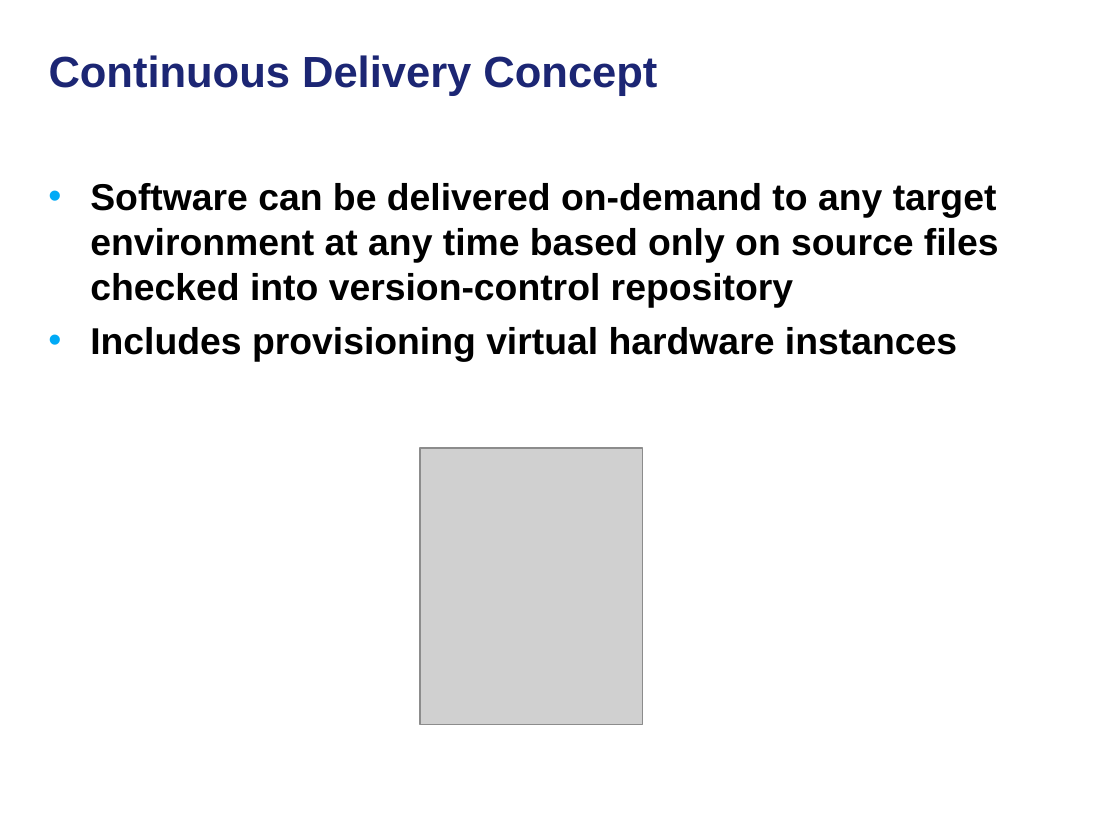
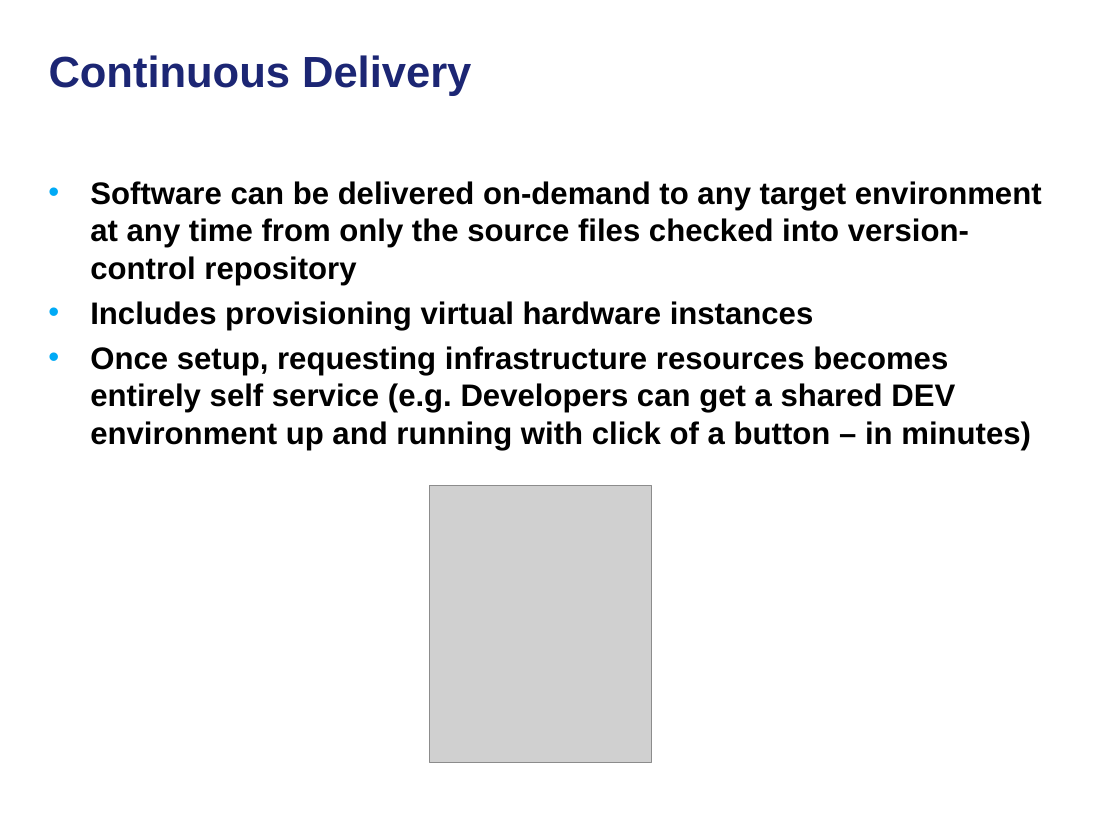
Before and after one commit to NCIP/automation, a slide deck: slide 2 of docs/continuous-delivery-caehr.ppt. Drawn at 1120x840 pixels with LibreOffice and Linux fonts; fonts in the diff are those of the drawing; grey boxes stand for pictures; background and template pictures are left out. Boxes give left, top, right and bottom in pixels: in the first picture for what was removed or moved away, otherwise in the second. Text is boxed around its words. In the diff, an @@ line names an element or a change of style, - is before the commit and + after.

```diff
--- a/docs/continuous-delivery-caehr.ppt
+++ b/docs/continuous-delivery-caehr.ppt
@@ title at <box>49,55,471,96</box>: text changed @@
-Continuous Delivery Concept
+Continuous Delivery
@@ text at <box>90,181,1042,285</box>: text changed; size 24 to 20 pt @@
-• Software can be delivered on-demand to any target environment at any time based only on source files checked into version-control repository
+• Software can be delivered on-demand to any target environment at any time from only the source files checked into version-control repository
@@ text at <box>90,301,814,330</box>: size 24 to 20 pt in "Includes provisioning virtual hardware instances"; less space between paragraphs @@
@@ text at <box>90,346,1031,450</box>: paragraph added @@
+• Once setup, requesting infrastructure resources becomes entirely self service (e.g. Developers can get a shared DEV environment up and running with click of a button – in minutes)
@@ picture: place and size @@
-picture at <box>420,448,642,725</box>
+picture at <box>429,485,651,762</box>
```
Also in this commit, not shown: 16 other slides changed, 3 slides added.
